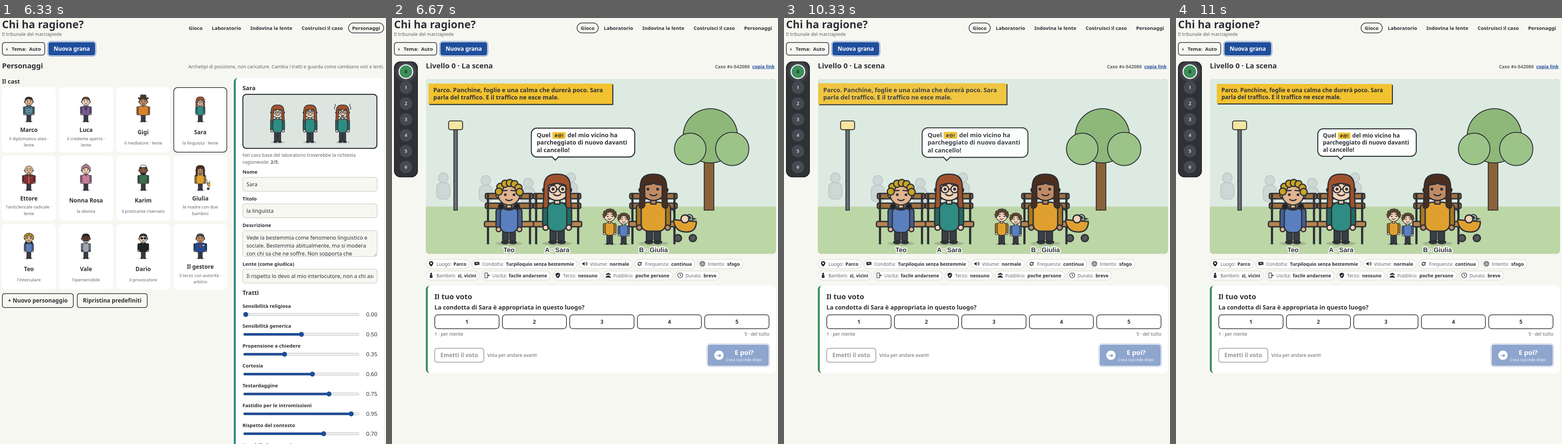
Above: before the commit, frames 1-4 (left to right).
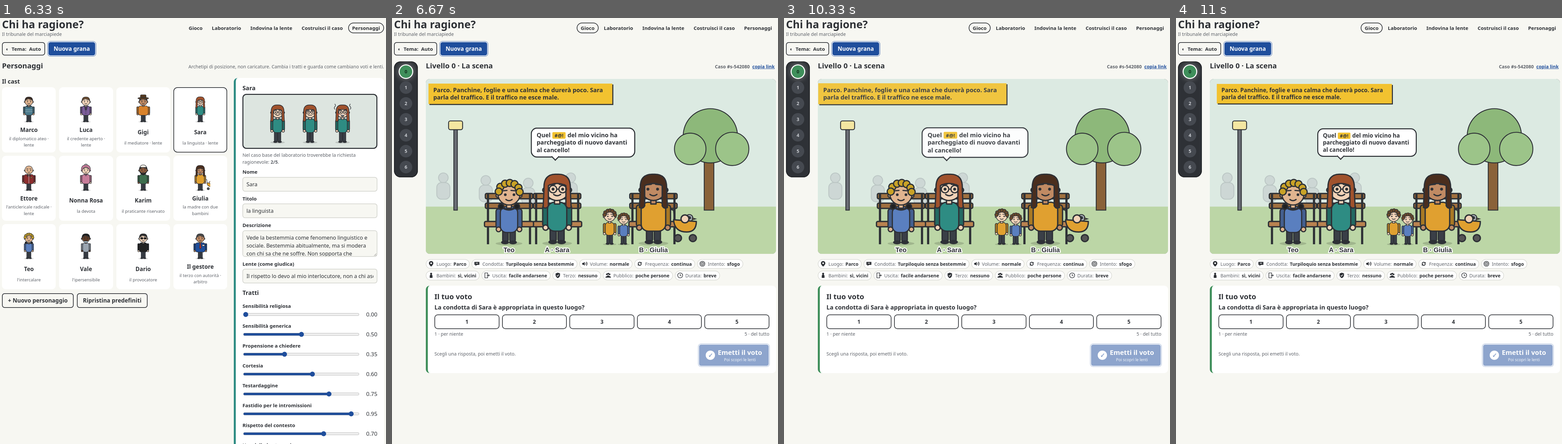
Above: after the commit, the same moments.

Repository: AngeloChecked/il-gioco-del-chi-ha-ragione
Game: browser game, page index.html
The game is run twice, just before and just after one commit, with the same random seed, the same clock (stepped at 60 frames per second) and the same inputs.
Inputs (mouse positions are in pixels of both pictures, inside the frame that each line leads up to):
- Up to frame 1 (6.33 s): click (193, 98) at 0.27 s; click "Personaggi" at 1.27 s; tap Enter at 1.52 s; click (301, 392) at 2.02 s; click "Ettore l'anticlericale radica…" at 2.77 s; click "Luca il credente aperto · len…" at 3.52 s; click (301, 316) at 4.27 s; click "Teo l'intercalare" at 5.02 s; click "Sara la linguista · lente" at 5.77 s
- Up to frame 2 (6.67 s): click "Nuova grana" at 6.52 s
- Up to frame 3 (10.33 s): click "Costruisci il caso" at 7.27 s; click "Indovina la lente" at 8.02 s; click "Laboratorio" at 8.77 s; click "3" at 9.52 s; click "Gioco" at 10.27 s
- Up to frame 4 (11 s): no input

Frame 1 is identical in both runs. In frame 2, 0.5% of the frame differs, in the area x 10-96%, y 76-82%; in frame 3, 0.5%; in frame 4, 0.5%.

Commit message:
feat: merge vote and advance into one button
Emetti il voto turns into E poi? in the same spot once the vote is
cast; focus moves to it. Hint text explains what to do before voting.

Co-Authored-By: Claude Opus 5.5 (1M context) <noreply@anthropic.com>

Diff:
--- a/index.html
+++ b/index.html
@@ -134,7 +134,6 @@
 .perche label { font-weight: 700; }
 .perche input { font: inherit; padding: 10px 12px; border-radius: 8px; border: 2px solid var(--linea); background: var(--bg); color: var(--fg); width: 100%; }
 .contatore { color: var(--muted); font-size: 13px; text-align: right; }
-.azione-voto { display: inline-flex; flex-wrap: wrap; align-items: center; gap: 10px; }
 .riga-azioni { display: flex; flex-wrap: wrap; gap: 10px; align-items: center; justify-content: space-between; }
 .legenda-lenti { display: flex; flex-wrap: wrap; gap: 6px 14px; font-size: 14px; color: var(--muted); margin: 0 0 12px; padding: 0; list-style: none; }
 .legenda-lenti li { display: flex; align-items: center; gap: 6px; }
@@ -1810,11 +1809,14 @@
       </div>` : ""}
       <div class="riga-azioni">
         ${stato.votato
-          ? `<p class="nota" data-testid="voto-confermato">${vicinanzaTesto(lv)}</p>`
-          : `<span class="azione-voto"><button type="button" class="btn btn-sec" data-azione="vota" data-testid="btn-vota"${completo ? "" : " disabled"}>Emetti il voto</button><span class="nota" id="serve-voto">Vota per andare avanti</span></span>`}
-        <button type="button" class="btn btn-grande" data-azione="avanti" data-testid="btn-avanti"${stato.votato ? "" : ' aria-disabled="true" aria-describedby="serve-voto"'}>
+          ? `<p class="nota" data-testid="voto-confermato">${vicinanzaTesto(lv)}</p>
+        <button type="button" class="btn btn-grande" data-azione="avanti" data-testid="btn-avanti">
           <span class="freccia" aria-hidden="true">${ultimo ? "⚖" : "➜"}</span><span>${ultimo ? "La sentenza" : "E poi?"}<small>${ultimo ? "Vai alla schermata finale" : "Cosa succede dopo"}</small></span>
-        </button>
+        </button>`
+          : `<p class="nota" id="serve-voto" data-testid="voto-istruzioni">${ds.length > 1 ? "Rispondi a tutte le domande, poi emetti il voto." : "Scegli una risposta, poi emetti il voto."}</p>
+        <button type="button" class="btn btn-grande" data-azione="vota" data-testid="btn-vota" aria-describedby="serve-voto"${completo ? "" : " disabled"}>
+          <span class="freccia" aria-hidden="true">✓</span><span>Emetti il voto<small>Poi scopri le lenti</small></span>
+        </button>`}
       </div>
     </section>`;
   }
--- a/tests/e2e/gioco.spec.mjs
+++ b/tests/e2e/gioco.spec.mjs
@@ -101,18 +101,19 @@
   await expect(page.getByTestId("finale-somiglianza")).toContainText(/somigli a/);
 });
 
-test("E poi? resta disattivato finché non si emette il voto", async ({ page }) => {
+test("un solo pulsante: Emetti il voto, poi diventa E poi?", async ({ page }) => {
   await page.goto("/index.html#s-1");
-  const avanti = page.getByTestId("btn-avanti");
-  await expect(avanti).toHaveAttribute("aria-disabled", "true");
-  await expect(avanti).toHaveAccessibleDescription("Vota per andare avanti");
-  await avanti.click({ force: true });
-  expect(await chr(page, () => __CHR__.stato().livello)).toBe(0);
+  await expect(page.getByTestId("btn-avanti")).toHaveCount(0);
+  await expect(page.getByTestId("btn-vota")).toBeDisabled();
+  await expect(page.getByTestId("btn-vota")).toHaveAccessibleDescription(/emetti il voto/);
   await votaLivello(page);
-  await expect(avanti).not.toHaveAttribute("aria-disabled", "true");
-  await avanti.click();
+  await expect(page.getByTestId("btn-vota")).toHaveCount(0);
+  await expect(page.getByTestId("btn-avanti")).toBeFocused();
+  await expect(page.getByTestId("btn-avanti")).toContainText("E poi?");
+  await page.getByTestId("btn-avanti").click();
   expect(await chr(page, () => __CHR__.stato().livello)).toBe(1);
-  await expect(page.getByTestId("btn-avanti")).toHaveAttribute("aria-disabled", "true");
+  await expect(page.getByTestId("btn-avanti")).toHaveCount(0);
+  await expect(page.getByTestId("btn-vota")).toBeVisible();
 });
 
 test("il campo perché è disattivato per non rallentare il voto", async ({ page }) => {
Not shown, changed: TODO.md
